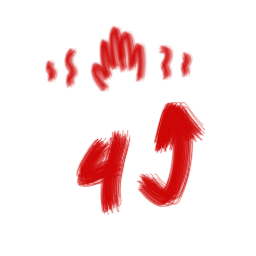
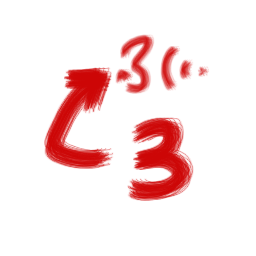
Layer changes from the first (256, 256) image to the second:
hid "Layer 8" over [45, 25, 206, 215]
showed "Layer 6", painted on it over [44, 34, 209, 201]
hid "Layer 4" over [44, 25, 209, 215]
showed "Layer 2" over [44, 25, 209, 215]
